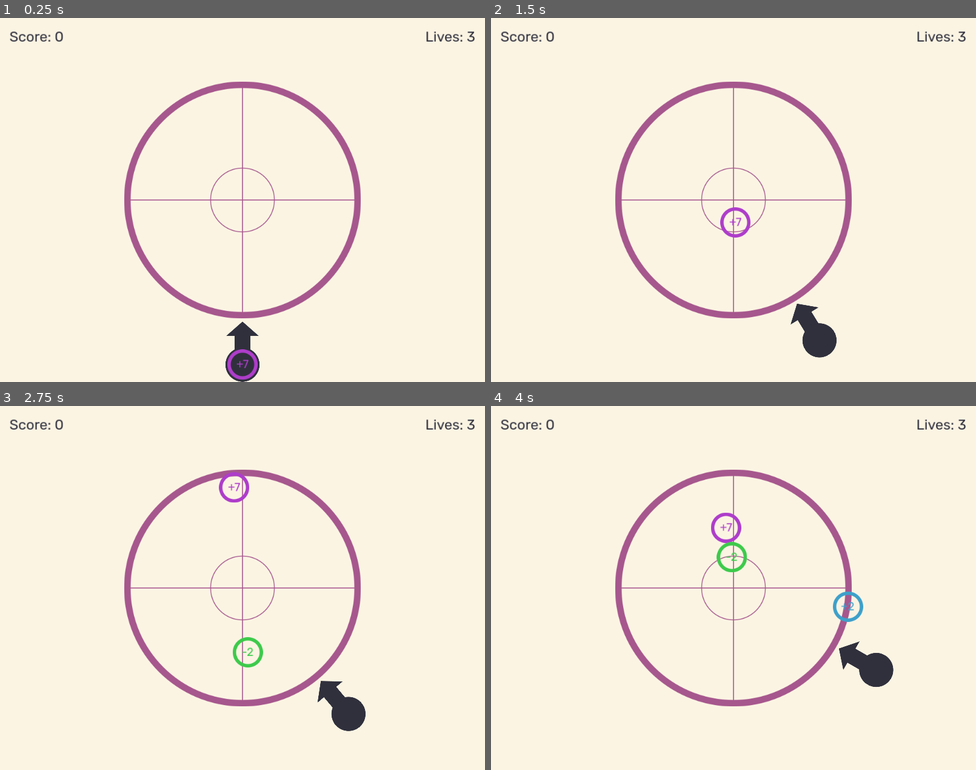
Above: before the commit, frames 1-4 (two rows, left to right).
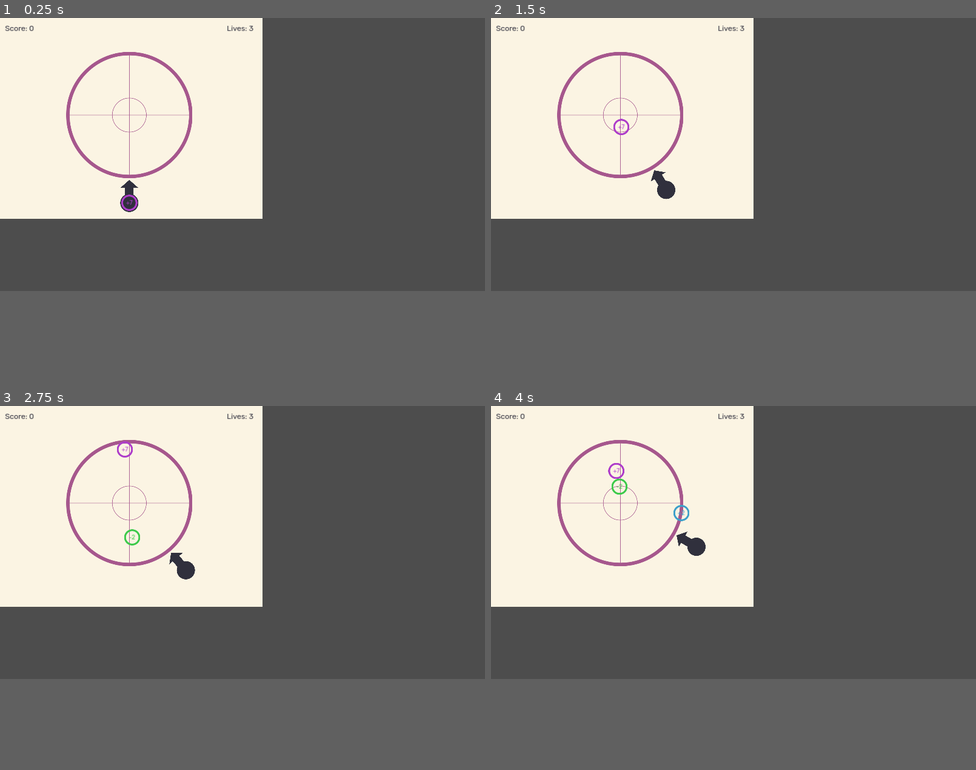
Above: after the commit, the same moments.

Repository: stur86/anti-numbers
Game: Godot game, scene res://old_scenes/old_scene.tscn
The game is run twice, just before and just after one commit, with the same random seed, the same clock (stepped at 60 frames per second) and the same inputs. Before the commit the project starts from res://old_scenes/main_scene.tscn.
Inputs:
- Up to frame 1 (0.25 s): no input
- Up to frame 2 (1.5 s): tap Enter at 0.5 s; hold Right (Right) 0.53-1.28 s; tap Up (Launch) at 0.6, 1.35 s; hold Left (Left) from 1.28 s (still down)
- Up to frame 3 (2.75 s): release Left (Left) at 2.03 s; hold Right (Right) from 2.03 s (still down); tap Up (Launch) at 2.1 s
- Up to frame 4 (4 s): tap Up (Launch) at 2.85, 3.6 s; release Right (Right) at 3.53 s; hold Left (Left) from 3.53 s (still down)
The window is 800x600 before the commit and 800x450 after it. Grey fills any space a smaller window leaves; there, only what the larger window draws over its background counts as a difference.

The runs differ from the first frame. In frame 1, 49% of the frame differs, in the area x 0-100%, y 0-100%; in frame 2, 49%; in frame 3, 49%, in the area x 0-100%, y 0-90%; in frame 4, 49%.

Commit message:
Recreating scene

Diff:
--- /dev/null
+++ b/graphics/square.svg
@@ -0,0 +1,49 @@
+<?xml version="1.0" encoding="UTF-8" standalone="no"?>
+<!-- Created with Inkscape (http://www.inkscape.org/) -->
+
+<svg
+   width="128"
+   height="128"
+   viewBox="0 0 128 128"
+   version="1.1"
+   id="svg1"
+   inkscape:version="1.3 (0e150ed6c4, 2023-07-21)"
+   sodipodi:docname="square.svg"
+   xmlns:inkscape="http://www.inkscape.org/namespaces/inkscape"
+   xmlns:sodipodi="http://sodipodi.sourceforge.net/DTD/sodipodi-0.dtd"
+   xmlns="http://www.w3.org/2000/svg"
+   xmlns:svg="http://www.w3.org/2000/svg">
+  <sodipodi:namedview
+     id="namedview1"
+     pagecolor="#ffffff"
+     bordercolor="#000000"
+     borderopacity="0.25"
+     inkscape:showpageshadow="2"
+     inkscape:pageopacity="0.0"
+     inkscape:pagecheckerboard="true"
+     inkscape:deskcolor="#d1d1d1"
+     inkscape:document-units="px"
+     inkscape:zoom="4.7906484"
+     inkscape:cx="42.061112"
+     inkscape:cy="79.425573"
+     inkscape:window-width="1920"
+     inkscape:window-height="1009"
+     inkscape:window-x="-8"
+     inkscape:window-y="-8"
+     inkscape:window-maximized="1"
+     inkscape:current-layer="layer1" />
+  <defs
+     id="defs1" />
+  <g
+     inkscape:label="Layer 1"
+     inkscape:groupmode="layer"
+     id="layer1">
+    <rect
+       style="fill:#ffffff;fill-opacity:1;stroke:none;stroke-width:10;stroke-dasharray:none;stroke-opacity:1"
+       id="rect2"
+       width="128"
+       height="128"
+       x="0"
+       y="0" />
+  </g>
+</svg>
--- a/objects/center_container.gd
+++ b/objects/center_container.gd
@@ -10,3 +10,6 @@
 	if event.is_action_pressed("Restart"):
 		get_tree().paused = false
 		get_tree().reload_current_scene()
+	elif event.is_action_pressed("Escape"):
+		# Quit game
+		get_tree().quit()
--- a/old_scenes/main_scene.tscn
+++ b/old_scenes/old_scene.tscn
@@ -1,21 +1,21 @@
 [gd_scene load_steps=15 format=3 uid="uid://cj4bxxaaiomn5"]
 
-[ext_resource type="PackedScene" uid="uid://b1okgjfc35tjc" path="res://objects/number_particle.tscn" id="1_q37pn"]
-[ext_resource type="Texture2D" uid="uid://cwm5g48meeykm" path="res://rect.png" id="1_y8re2"]
-[ext_resource type="Script" path="res://objects/arena.gd" id="2_7fchi"]
-[ext_resource type="Texture2D" uid="uid://c081suhh1whuh" path="res://arena.png" id="2_n4vjq"]
-[ext_resource type="Texture2D" uid="uid://cly2fb5pwy27n" path="res://arrow.svg" id="3_la6kv"]
-[ext_resource type="Script" path="res://objects/launcher_arrow.gd" id="3_lic8q"]
-[ext_resource type="FontFile" uid="uid://bv1e3ubu05qd5" path="res://Rubik-Regular.ttf" id="7_fl747"]
-[ext_resource type="Script" path="res://objects/score_label.gd" id="8_sked0"]
-[ext_resource type="Script" path="res://objects/lives_label.gd" id="9_11mgo"]
-[ext_resource type="Script" path="res://objects/center_container.gd" id="10_6yxy0"]
+[ext_resource type="Texture2D" uid="uid://cwm5g48meeykm" path="res://rect.png" id="1_p1apl"]
+[ext_resource type="Script" path="res://objects/arena.gd" id="2_7qrao"]
+[ext_resource type="Texture2D" uid="uid://c081suhh1whuh" path="res://arena.png" id="3_82lva"]
+[ext_resource type="Script" path="res://objects/launcher_arrow.gd" id="4_i4xtt"]
+[ext_resource type="Texture2D" uid="uid://cly2fb5pwy27n" path="res://arrow.svg" id="5_r6gby"]
+[ext_resource type="PackedScene" uid="uid://b1okgjfc35tjc" path="res://objects/number_particle.tscn" id="6_50hka"]
+[ext_resource type="FontFile" uid="uid://bv1e3ubu05qd5" path="res://Rubik-Regular.ttf" id="7_xw1ak"]
+[ext_resource type="Script" path="res://objects/score_label.gd" id="8_rt8k1"]
+[ext_resource type="Script" path="res://objects/lives_label.gd" id="9_jtv57"]
+[ext_resource type="Script" path="res://objects/center_container.gd" id="10_g2703"]
 
 [sub_resource type="CircleShape2D" id="CircleShape2D_72tgf"]
 radius = 250.0
 
 [sub_resource type="LabelSettings" id="LabelSettings_uouql"]
-font = ExtResource("7_fl747")
+font = ExtResource("7_xw1ak")
 font_size = 30
 font_color = Color(0.1875, 0.1875, 0.238281, 1)
 outline_color = Color(0.713726, 0.662745, 0.811765, 1)
--- a/project.godot
+++ b/project.godot
@@ -11,7 +11,7 @@
 [application]
 
 config/name="AntiNumbers"
-run/main_scene="res://old_scenes/main_scene.tscn"
+run/main_scene="res://old_scenes/old_scene.tscn"
 config/features=PackedStringArray("4.1", "GL Compatibility")
 
 [autoload]
@@ -20,10 +20,11 @@
 
 [display]
 
-window/size/viewport_width=1024
-window/size/viewport_height=768
+window/size/viewport_width=1920
+window/size/viewport_height=1080
 window/size/resizable=false
 window/stretch/mode="canvas_items"
+window/stretch/aspect="keep_width"
 
 [input]
 
@@ -48,6 +49,11 @@
 "events": [Object(InputEventKey,"resource_local_to_scene":false,"resource_name":"","device":-1,"window_id":0,"alt_pressed":false,"shift_pressed":false,"ctrl_pressed":false,"meta_pressed":false,"pressed":false,"keycode":0,"physical_keycode":82,"key_label":0,"unicode":114,"echo":false,"script":null)
 ]
 }
+Escape={
+"deadzone": 0.5,
+"events": [Object(InputEventKey,"resource_local_to_scene":false,"resource_name":"","device":-1,"window_id":0,"alt_pressed":false,"shift_pressed":false,"ctrl_pressed":false,"meta_pressed":false,"pressed":false,"keycode":0,"physical_keycode":4194305,"key_label":0,"unicode":0,"echo":false,"script":null)
+]
+}
 
 [physics]
 
--- /dev/null
+++ b/scenes/main_scene.tscn
@@ -0,0 +1,122 @@
+[gd_scene load_steps=15 format=3 uid="uid://dy4cuhwputj43"]
+
+[ext_resource type="Texture2D" uid="uid://g78bnsj5nv1h" path="res://graphics/square.svg" id="1_0f0je"]
+[ext_resource type="Script" path="res://objects/arena.gd" id="2_7qrao"]
+[ext_resource type="Texture2D" uid="uid://c081suhh1whuh" path="res://arena.png" id="3_82lva"]
+[ext_resource type="Script" path="res://objects/launcher_arrow.gd" id="4_i4xtt"]
+[ext_resource type="Texture2D" uid="uid://cly2fb5pwy27n" path="res://arrow.svg" id="5_r6gby"]
+[ext_resource type="PackedScene" uid="uid://b1okgjfc35tjc" path="res://objects/number_particle.tscn" id="6_50hka"]
+[ext_resource type="FontFile" uid="uid://bv1e3ubu05qd5" path="res://Rubik-Regular.ttf" id="7_xw1ak"]
+[ext_resource type="Script" path="res://objects/score_label.gd" id="8_rt8k1"]
+[ext_resource type="Script" path="res://objects/lives_label.gd" id="9_jtv57"]
+[ext_resource type="Script" path="res://objects/center_container.gd" id="10_g2703"]
+
+[sub_resource type="CircleShape2D" id="CircleShape2D_72tgf"]
+radius = 250.0
+
+[sub_resource type="LabelSettings" id="LabelSettings_uouql"]
+font = ExtResource("7_xw1ak")
+font_size = 30
+font_color = Color(0.1875, 0.1875, 0.238281, 1)
+outline_color = Color(0.713726, 0.662745, 0.811765, 1)
+
+[sub_resource type="StyleBoxFlat" id="StyleBoxFlat_b1knw"]
+bg_color = Color(0.980392, 0.952941, 0.886275, 0.705882)
+
+[sub_resource type="LabelSettings" id="LabelSettings_rxvlj"]
+font = ExtResource("7_xw1ak")
+font_size = 100
+font_color = Color(0.188235, 0.188235, 0.239216, 1)
+
+[node name="MainScene" type="Node2D"]
+
+[node name="Background" type="Sprite2D" parent="."]
+modulate = Color(0.984314, 0.956863, 0.890196, 1)
+position = Vector2(960, 540)
+scale = Vector2(15, 15)
+texture = ExtResource("1_0f0je")
+
+[node name="PlayingArea" type="Node2D" parent="."]
+position = Vector2(960, 540)
+
+[node name="Arena" type="Area2D" parent="PlayingArea"]
+linear_damp_space_override = 3
+linear_damp = 0.4
+script = ExtResource("2_7qrao")
+
+[node name="Sprite2D" type="Sprite2D" parent="PlayingArea/Arena"]
+texture = ExtResource("3_82lva")
+
+[node name="CollisionShape2D" type="CollisionShape2D" parent="PlayingArea/Arena"]
+visible = false
+shape = SubResource("CircleShape2D_72tgf")
+
+[node name="Launcher" type="Node2D" parent="PlayingArea"]
+
+[node name="Arrow" type="Node2D" parent="PlayingArea/Launcher"]
+position = Vector2(0, 320)
+script = ExtResource("4_i4xtt")
+
+[node name="Sprite2D" type="Sprite2D" parent="PlayingArea/Launcher/Arrow"]
+self_modulate = Color(0.188235, 0.188235, 0.239216, 1)
+scale = Vector2(0.5, 0.5)
+texture = ExtResource("5_r6gby")
+
+[node name="Loader" type="Node2D" parent="PlayingArea/Launcher/Arrow"]
+position = Vector2(0, 27)
+
+[node name="NumberParticle" parent="PlayingArea/Launcher/Arrow/Loader" instance=ExtResource("6_50hka")]
+
+[node name="ReloadTimer" type="Timer" parent="PlayingArea/Launcher/Arrow"]
+one_shot = true
+
+[node name="Particles" type="Node2D" parent="." groups=["ParticleParent"]]
+
+[node name="GUI" type="MarginContainer" parent="."]
+process_mode = 3
+visible = false
+offset_right = 1024.0
+offset_bottom = 80.0
+theme_override_constants/margin_left = 20
+theme_override_constants/margin_top = 20
+theme_override_constants/margin_right = 20
+theme_override_constants/margin_bottom = 20
+
+[node name="ScoreLabel" type="Label" parent="GUI"]
+layout_mode = 2
+text = "Score: 0"
+label_settings = SubResource("LabelSettings_uouql")
+script = ExtResource("8_rt8k1")
+
+[node name="LivesLabel" type="Label" parent="GUI"]
+layout_mode = 2
+size_flags_horizontal = 8
+text = "Lives: 3"
+label_settings = SubResource("LabelSettings_uouql")
+script = ExtResource("9_jtv57")
+
+[node name="CenterContainer" type="CenterContainer" parent="."]
+process_mode = 3
+visible = false
+anchors_preset = 14
+anchor_top = 0.5
+anchor_right = 1.0
+anchor_bottom = 0.5
+offset_right = 1024.0
+offset_bottom = 768.0
+grow_horizontal = 2
+grow_vertical = 2
+script = ExtResource("10_g2703")
+
+[node name="Panel" type="Panel" parent="CenterContainer"]
+custom_minimum_size = Vector2(1024, 768)
+layout_mode = 2
+theme_override_styles/panel = SubResource("StyleBoxFlat_b1knw")
+
+[node name="Label" type="Label" parent="CenterContainer"]
+layout_mode = 2
+text = "GAME OVER"
+label_settings = SubResource("LabelSettings_rxvlj")
+
+[connection signal="body_exited" from="PlayingArea/Arena" to="PlayingArea/Arena" method="_on_body_exited"]
+[connection signal="timeout" from="PlayingArea/Launcher/Arrow/ReloadTimer" to="PlayingArea/Launcher/Arrow" method="reload_launcher"]
Not shown, added: graphics/square.svg.import
Not shown: 5 places in old_scenes/old_scene.tscn that only renumber resources
